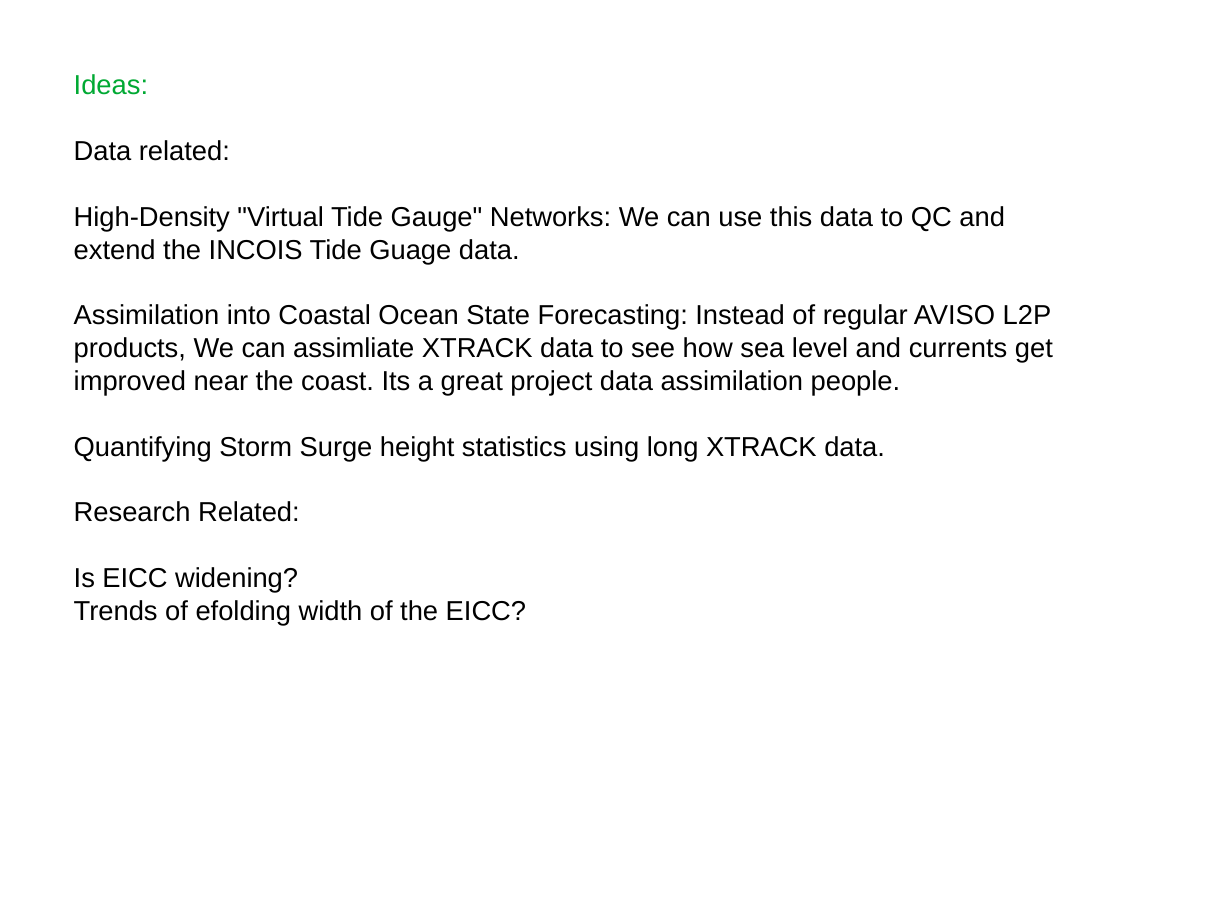
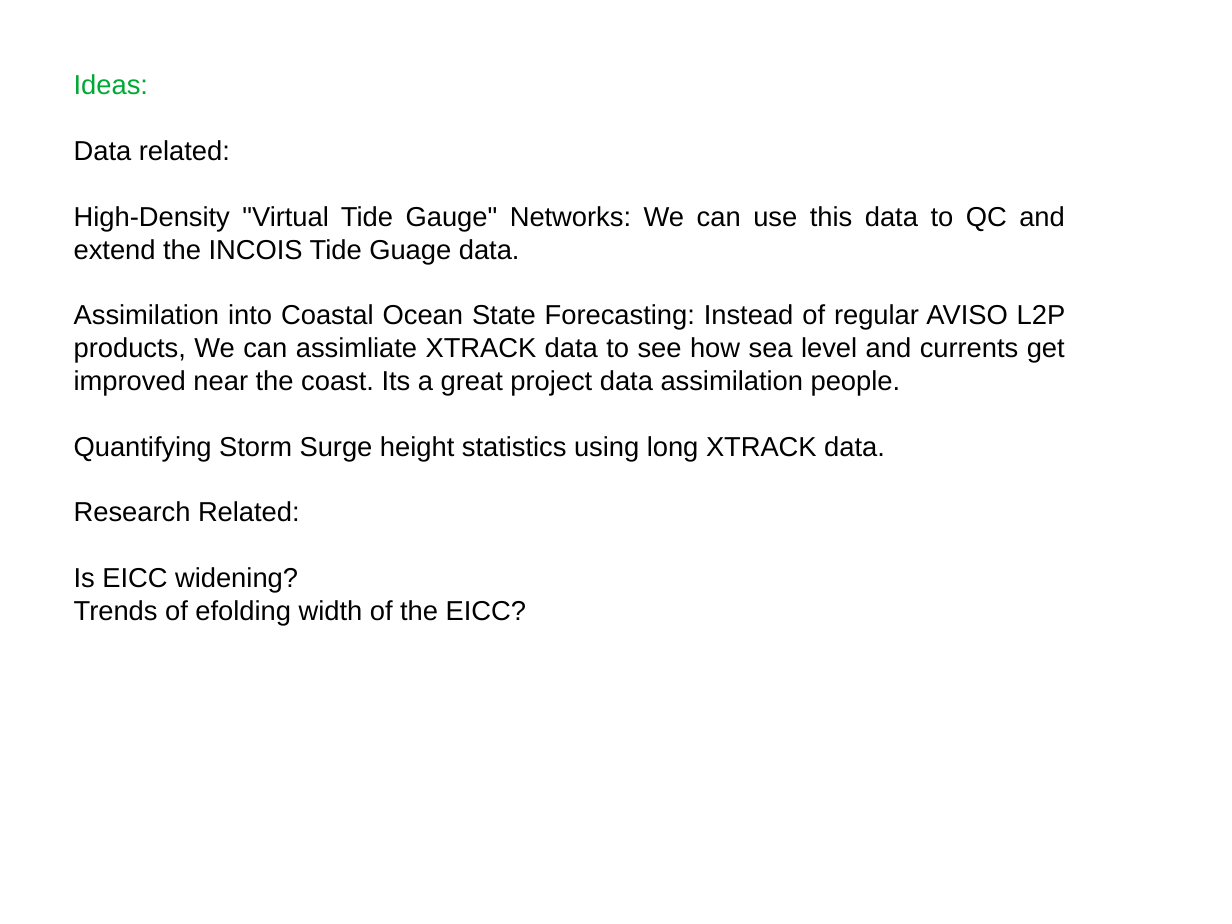
Before and after one commit to vasutweaks/xtrackm, a slide deck: slide 11 of ppt_figs/coastal_alt_ppt_edit.pptx (slide 9 before the commit). Drawn at 1232x924 pixels with LibreOffice and Linux fonts; fonts in the diff are those of the drawing. Boxes give left, top, right and bottom in pixels: in the first picture for what was removed or moved away, otherwise in the second. Text is boxed around its words. In the diff, an @@ line names an element or a change of style, - is before the commit and + after.

```diff
--- a/ppt_figs/coastal_alt_ppt_edit.pptx
+++ b/ppt_figs/coastal_alt_ppt_edit.pptx
@@ text "Ideas:" at [74, 74, 1066, 626]: alignment left to justified @@
```
Also in this commit, not shown: 6 other slides changed, 1 slide added, 2 slides removed, 3 other files.
